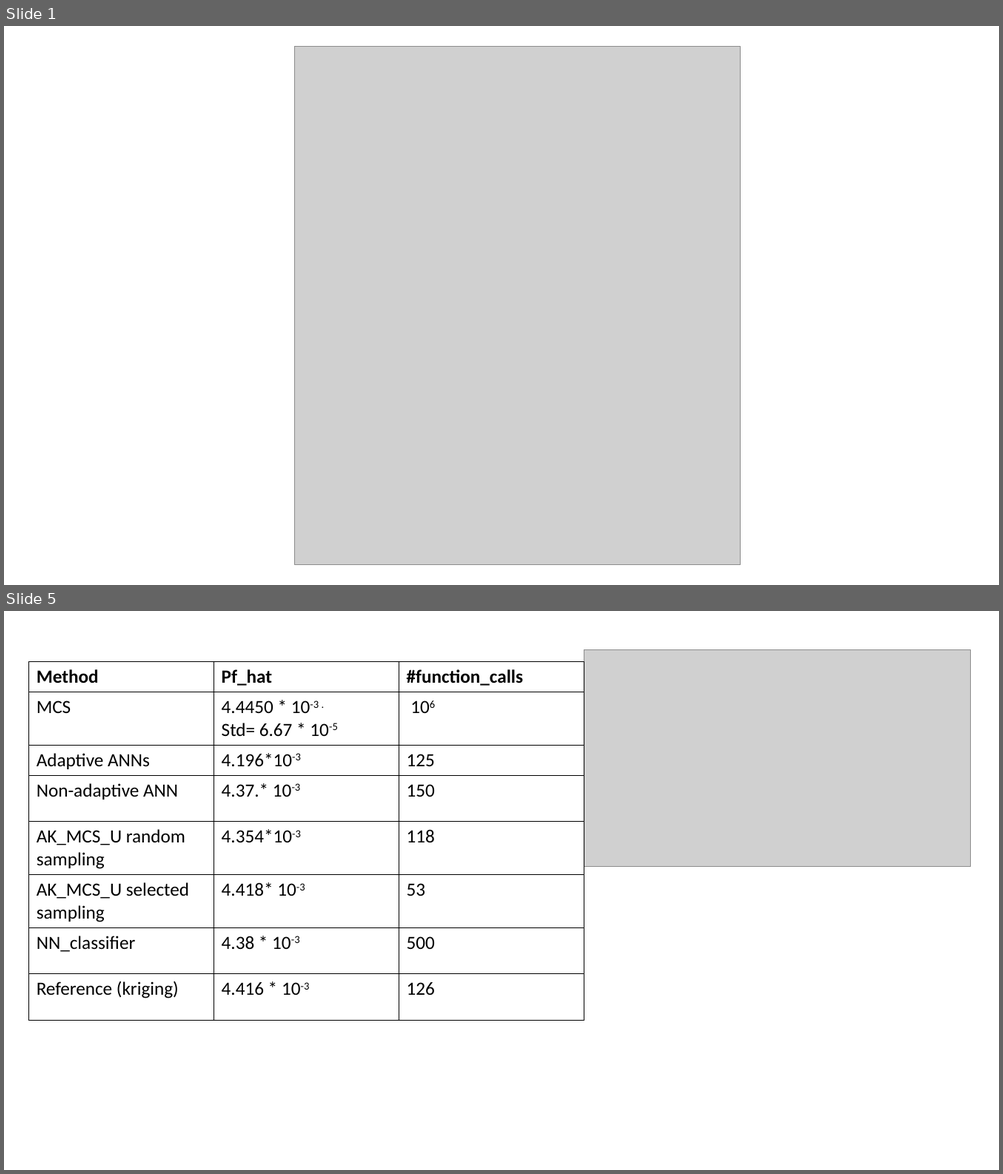
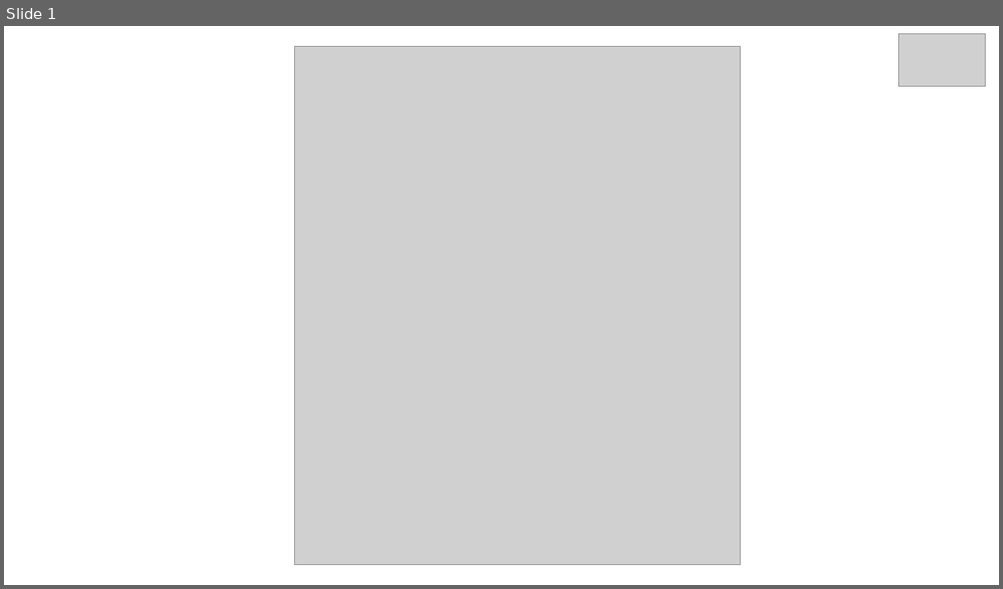
Before and after one commit to omarBoua/SRA, a slide deck: graphs/Presentation3.pptx. Shown one above the other, each under a label of ours: slides 1 and 5 before the commit, slide 1 after it; the slides between them are not shown. The pictures are 1003x1174 and 1003x589 pixels, drawn with LibreOffice and Linux fonts; fonts in the diff are those of the drawing; grey boxes stand for pictures. Boxes give left, top, right and bottom in pixels: in the first picture for what was removed or moved away, otherwise in the second. Text is boxed around its words. In the diff, an @@ line names an element or a change of style, - is before the commit and + after.

```diff
--- a/graphs/Presentation3.pptx
+++ b/graphs/Presentation3.pptx
@@ slide 5 removed at (4, 611, 999, 1170), background #FFFFFF @@
@@ picture removed at (583, 649, 970, 867) @@
@@ table removed at (28, 662, 583, 1017), 8 rows, 3 columns @@
-Method | Pf_hat | #function_calls
-MCS | 4.4450 * 10-3 . / Std= 6.67 * 10-5 | 106
-Adaptive ANNs | 4.196*10-3 | 125
-Non-adaptive ANN | 4.37.* 10-3 | 150
-AK_MCS_U random sampling | 4.354*10-3 | 118
-AK_MCS_U selected sampling | 4.418* 10-3 | 53
-NN_classifier | 4.38 * 10-3 | 500
-Reference (kriging) | 4.416 * 10-3 | 126
@@ slide 1 changed as well @@
@@ picture added at (899, 33, 986, 87) @@
```
Also in this commit, not shown: 3 slides added, 5 other slides removed, 54 other files.
